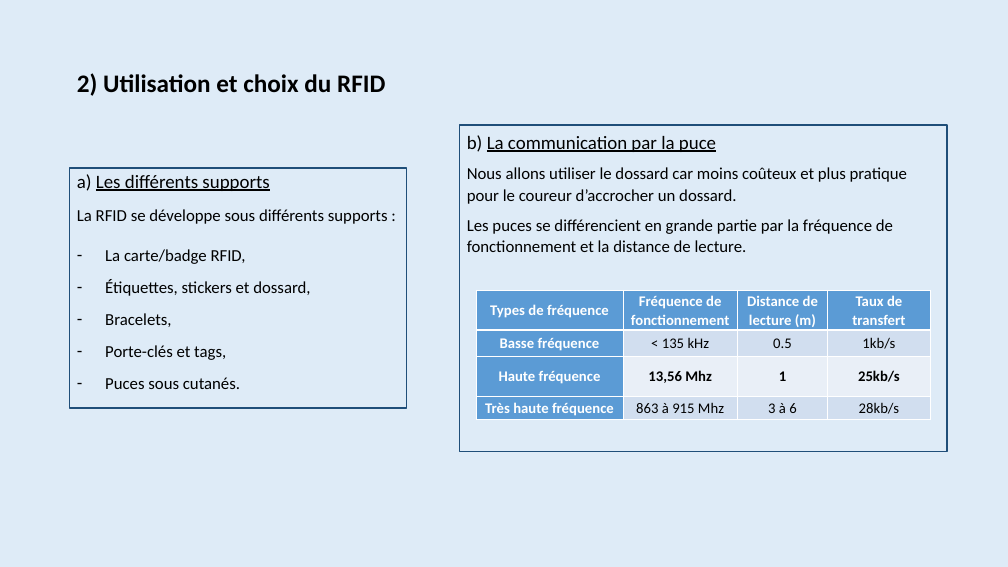
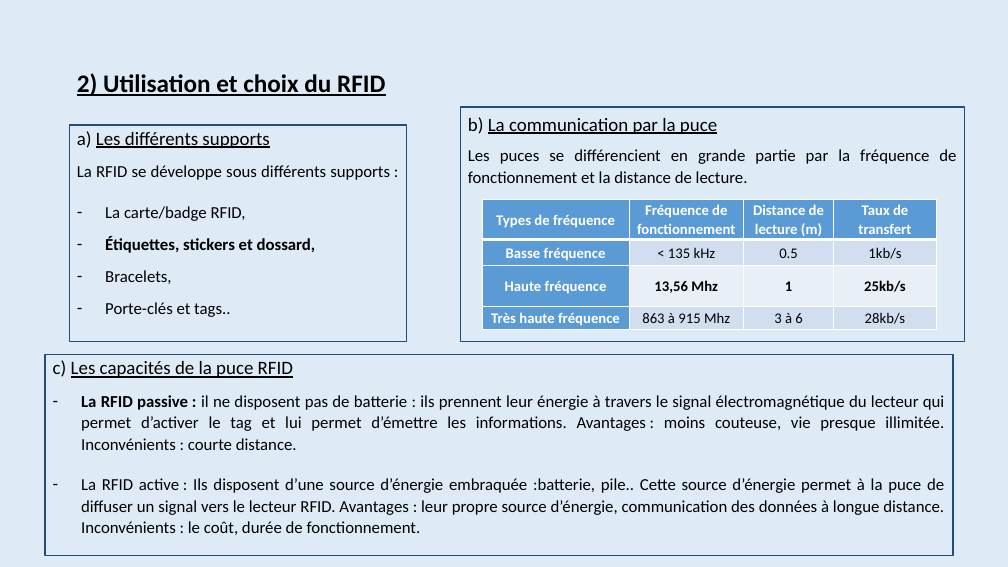
Before and after one commit to Maja2308/Projet_Cross, a slide deck: slide 16 of Diagrammes Communs/Presentation_Revue0.pptx. Drawn at 1008x567 pixels with LibreOffice and Linux fonts; fonts in the diff are those of the drawing. Boxes give left, top, right and bottom in pixels: in the first picture for what was removed or moved away, otherwise in the second. Text is boxed around its words. In the diff, an @@ line names an element or a change of style, - is before the commit and + after.

```diff
--- a/Diagrammes Communs/Presentation_Revue0.pptx
+++ b/Diagrammes Communs/Presentation_Revue0.pptx
@@ title "2) Utilisation et choix du ..." at <box>77,73,385,96</box>: underline on @@
@@ rectangle "b) La communication par la ...": place and size @@
-rectangle "b) La communication par la ..." at <box>460,125,948,451</box>
+rectangle "b) La communication par la ..." at <box>461,107,965,342</box>
@@ text "a) Les différents supports": place and size @@
-text "a) Les différents supports" at <box>70,169,407,408</box>
+text "a) Les différents supports" at <box>70,125,407,342</box>
@@ text in rectangle at <box>468,149,956,183</box>: alignment left to justified @@
@@ text at <box>77,165,390,253</box>: bold on in "Étiquettes, stickers et dossard,"; alignment left to justified @@
@@ text in rectangle at <box>467,167,907,204</box>: paragraph removed @@
-Nous allons utiliser le dossard car moins coûteux et plus pratique pour le coureur d’accrocher un dossard.
@@ table: place and size @@
-table at <box>476,290,931,420</box>
+table at <box>482,200,937,330</box>
@@ text at <box>105,302,230,317</box>: text changed @@
-– Porte-clés et tags,
-– Puces sous cutanés.
+– Porte-clés et tags..
@@ rectangle added at <box>45,355,954,556</box>, outline #1F4E79 1.5 pt, 16 pt, text #000000 @@
+c) Les capacités de la puce RFID
+– La RFID passive : il ne disposent pas de batterie : ils prennent leur énergie à travers le signal électromagnétique du lecteur qui permet d’activer le tag et lui permet d’émettre les informations. Avantages : moins couteuse, vie presque illimitée. Inconvénients : courte distance.
+– La RFID active : Ils disposent d’une source d’énergie embraquée :batterie, pile.. Cette source d’énergie permet à la puce de diffuser un signal vers le lecteur RFID. Avantages : leur propre source d’énergie, communication des données à longue distance. Inconvénients : le coût, durée de fonctionnement.
```
Also in this commit, not shown: 8 other slides changed, 1 slide removed, 3 other files.
